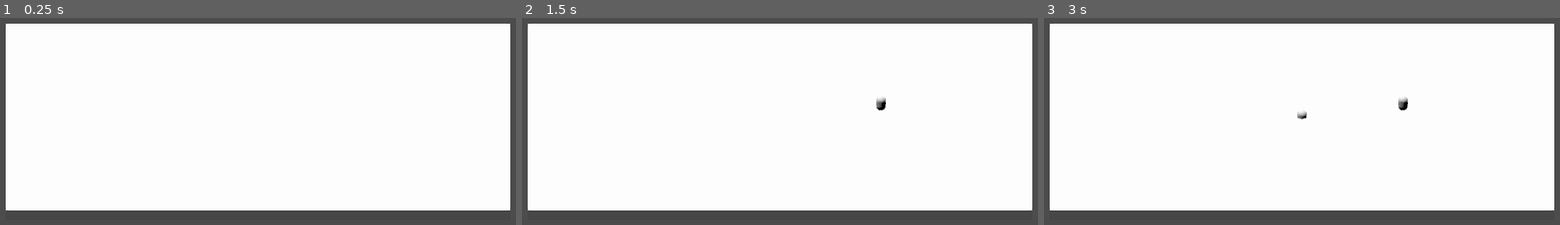
Above: before the commit, frames 1-3 (left to right).
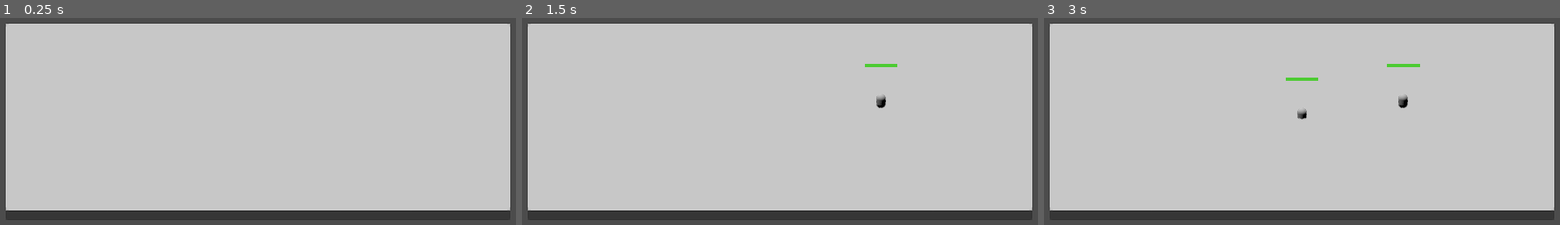
Above: after the commit, the same moments.

Repository: teddyjwalsh/owl
Game: Godot game, scene res://map/map.tscn
Two runs of this game, one before a commit and one after it. Both use one fixed random seed, a clock stepped at 60 frames per second and the inputs below.
Inputs (mouse positions are in pixels of both pictures, inside the frame that each line leads up to):
- Up to frame 1 (0.25 s): no input
- Up to frame 2 (1.5 s): tap Enter at 0.5 s; move the mouse to (924, 102) at 0.52 s; hold Shift 0.53-1.28 s; click (924, 102) at 0.67 s; tap Space at 1.25 s; move the mouse to (651, 140) at 1.27 s; tap T at 1.35 s; click (651, 140) at 1.42 s
- Up to frame 3 (3 s): tap Enter at 2 s; move the mouse to (1369, 38) at 2.02 s; hold Shift 2.03-2.78 s; click (1369, 38) at 2.17 s; tap Space at 2.75 s; move the mouse to (1271, 198) at 2.77 s; tap T at 2.85 s; click (1271, 198) at 2.92 s

The runs differ from the first frame. In frame 1, 89% of the frame differs, in the area x 1-99%, y 2-94%; in frame 2, 89%; in frame 3, 89%.

Commit message:
Added select circle start

Diff:
--- a/character/character.tscn
+++ b/character/character.tscn
@@ -1,23 +1,55 @@
-[gd_scene load_steps=9 format=2]
+[gd_scene load_steps=10 format=2]
 
 [ext_resource path="res://character/controller.gd" type="Script" id=1]
 [ext_resource path="res://character/character.gd" type="Script" id=2]
-[ext_resource path="res://character/sprite.png" type="Texture" id=3]
-[ext_resource path="res://character/Area2D.gd" type="Script" id=4]
 [ext_resource path="res://character/traits.gd" type="Script" id=5]
-
-[sub_resource type="SpriteFrames" id=1]
-animations = [ {
-"frames": [ ExtResource( 3 ) ],
-"loop": true,
-"name": "default",
-"speed": 5.0
-} ]
-
-[sub_resource type="RectangleShape2D" id=2]
-extents = Vector2( 32, 32 )
+[ext_resource path="res://character/energy_bar.gd" type="Script" id=6]
 
 [sub_resource type="CapsuleMesh" id=3]
+
+[sub_resource type="CapsuleShape" id=4]
+
+[sub_resource type="PlaneMesh" id=5]
+
+[sub_resource type="Shader" id=6]
+code = "shader_type spatial;
+render_mode world_vertex_coords, unshaded;
+uniform vec4 albedo : hint_color;
+uniform sampler2D texture_albedo : hint_albedo;
+
+uniform float cube_half_size = 1.0;
+
+
+// Credit: https://stackoverflow.com/questions/32227283/getting-world-position-from-depth-buffer-value
+vec3 world_pos_from_depth(float depth, vec2 screen_uv, mat4 inverse_proj, mat4 inverse_view) {
+	float z = depth * 2.0 - 1.0;
+
+	vec4 clipSpacePosition = vec4(screen_uv * 2.0 - 1.0, z, 1.0);
+	vec4 viewSpacePosition = inverse_proj * clipSpacePosition;
+
+	viewSpacePosition /= viewSpacePosition.w;
+
+	vec4 worldSpacePosition = inverse_view * viewSpacePosition;
+
+	return worldSpacePosition.xyz;
+}
+
+void fragment() {
+	float depth = texture(DEPTH_TEXTURE, SCREEN_UV).x;
+	vec3 world_pos = world_pos_from_depth(depth, SCREEN_UV, INV_PROJECTION_MATRIX, (CAMERA_MATRIX));
+	vec4 test_pos = (inverse(WORLD_MATRIX) * vec4(world_pos, 1.0));
+
+	if (abs(test_pos.x) > cube_half_size ||abs(test_pos.y) > cube_half_size || abs(test_pos.z) > cube_half_size) {
+		discard;
+	}
+	ALBEDO = texture(texture_albedo, (test_pos.xz * 0.5) + 0.5).rgb * albedo.rgb;
+}
+"
+
+[sub_resource type="ShaderMaterial" id=7]
+shader = SubResource( 6 )
+shader_param/albedo = null
+shader_param/cube_half_size = 1.0
 
 [node name="character" type="KinematicBody"]
 script = ExtResource( 2 )
@@ -30,23 +62,22 @@
 
 [node name="inventory" type="Node" parent="."]
 
-[node name="visual2d" type="Node2D" parent="."]
-visible = false
-
-[node name="sprite" type="AnimatedSprite" parent="visual2d"]
-visible = false
-frames = SubResource( 1 )
-
-[node name="energy_bar" type="Polygon2D" parent="visual2d"]
-
-[node name="Area2D" type="Area2D" parent="."]
-script = ExtResource( 4 )
-
-[node name="CollisionShape2D" type="CollisionShape2D" parent="Area2D"]
-shape = SubResource( 2 )
-
-[node name="MeshInstance" type="MeshInstance" parent="."]
-transform = Transform( 1, 0, 0, 0, -4.37114e-08, -1, 0, 1, -4.37114e-08, 0, 1, 0 )
+[node name="character_model" type="MeshInstance" parent="."]
+transform = Transform( 1, 0, 0, 0, -4.37114e-08, -1, 0, 1, -4.37114e-08, 0, 1.5, 0 )
 mesh = SubResource( 3 )
 
 [node name="NavigationAgent" type="NavigationAgent" parent="."]
+
+[node name="energy_bar" type="ColorRect" parent="."]
+margin_right = 40.0
+margin_bottom = 40.0
+script = ExtResource( 6 )
+
+[node name="CollisionShape" type="CollisionShape" parent="."]
+transform = Transform( 1, 0, 0, 0, -4.37114e-08, -1, 0, 1, -4.37114e-08, 0, 1.5, 0 )
+shape = SubResource( 4 )
+
+[node name="select_circle" type="MeshInstance" parent="."]
+transform = Transform( 5, 0, 0, 0, 1, 0, 0, 0, 5, 0, 0, 0 )
+mesh = SubResource( 5 )
+material/0 = SubResource( 7 )
--- a/character/controller.gd
+++ b/character/controller.gd
@@ -13,10 +13,11 @@
 var state = STATE.IDLE
 var new_command = false
 var destination = Vector3(0,0,0)
+var traits = null
 
 # Called when the node enters the scene tree for the first time.
 func _ready():
-	pass # Replace with function body.
+	traits = get_parent().get_node("traits")
 
 func process_move_command(in_command, delta):
 	state = STATE.MOVE
@@ -72,9 +73,12 @@
 	if state == STATE.MOVE:
 		var current_location = get_parent().global_transform.origin
 		var next_location = get_parent().nav.get_next_location()
-		var new_velocity = (next_location - current_location).normalized()*20
+		var dir = (next_location - current_location)
+		var distance = dir.length()
+		var new_velocity = dir.normalized()*20
 		#get_parent().set_linear_velocity(new_velocity)
 		get_parent().move_and_slide(new_velocity)
+		traits.add_energy(-distance*traits.get_movement_energy()*delta)
 
 func queue_command(in_command):
 	command_queue.append(in_command)
--- /dev/null
+++ b/character/energy_bar.gd
@@ -0,0 +1,22 @@
+extends ColorRect
+
+
+# Declare member variables here. Examples:
+# var a = 2
+# var b = "text"
+
+var max_width = 50
+var height = 5
+
+# Called when the node enters the scene tree for the first time.
+func _ready():
+	color = Color(0.3,0.8,0.2)
+
+# Called every frame. 'delta' is the elapsed time since the previous frame.
+func _process(delta):
+	var energy = get_parent().get_node("traits").energy
+
+	var screen_pos = get_viewport().get_camera().unproject_position(get_parent().global_transform.origin)
+	set_global_position(screen_pos + Vector2(-max_width/2, -70))
+	color = Color(0.3,0.8,0.2)
+	rect_size = Vector2(max_width*energy, height)
--- a/character/traits.gd
+++ b/character/traits.gd
@@ -3,15 +3,28 @@
 
 # Declare member variables here. Examples:
 # var a = 2
-# var b = "text"
+# var b = "text"f
 
-var size = 1.0
+var energy = 1.0
+var stamina = 100
+var strength = 1.0
+var base_size = 1.0
+var energy_regen = 1.0
 
 # Called when the node enters the scene tree for the first time.
 func _ready():
 	pass # Replace with function body.
 
+func get_movement_energy():
+	return get_size()*0.2
+
+func get_size():
+	return base_size*strength
+
+func add_energy(delta):
+	energy += delta/stamina
+	energy = max(min(energy, stamina), 0)
 
 # Called every frame. 'delta' is the elapsed time since the previous frame.
-#func _process(delta):
-#	pass
+func _process(delta):
+	add_energy(delta*energy_regen*2)
--- a/map/map.tscn
+++ b/map/map.tscn
@@ -37,3 +37,4 @@
 
 [node name="DirectionalLight" type="DirectionalLight" parent="."]
 transform = Transform( -0.695784, 0.687959, -0.206392, -0.190949, 0.0998386, 0.97651, 0.692404, 0.71885, 0.0618988, 0, 21.0618, 0 )
+light_energy = 0.583
